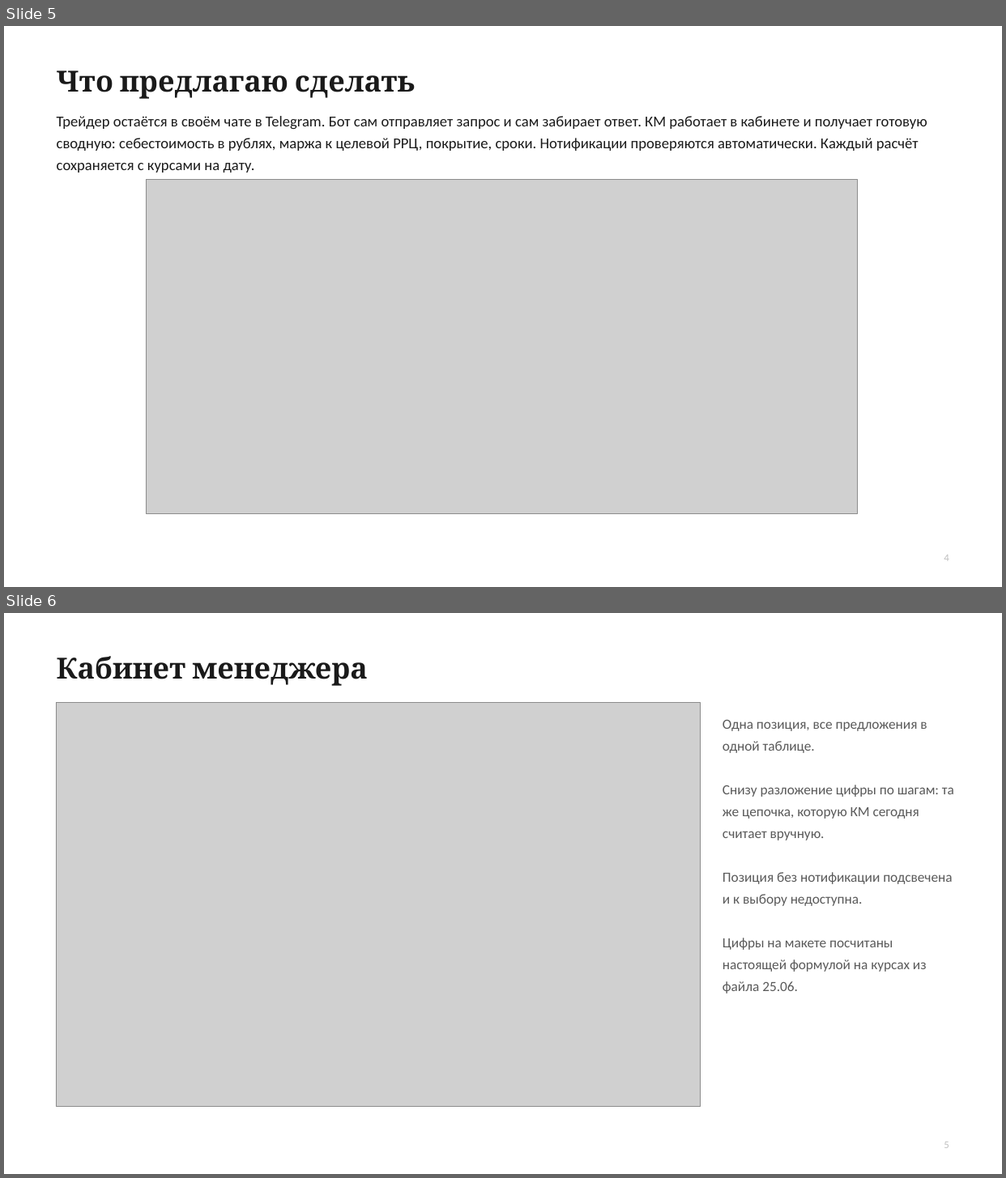
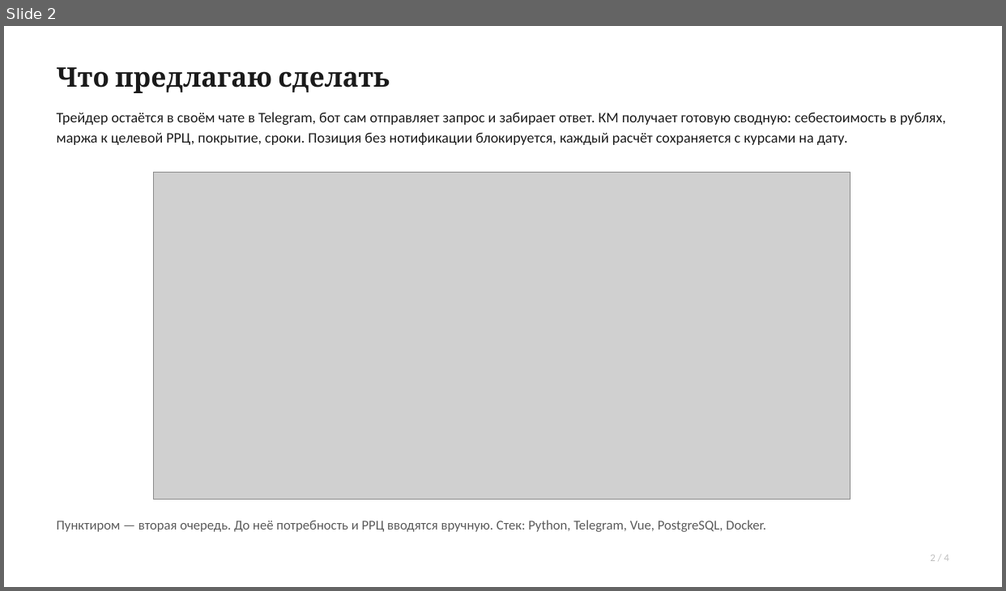
Before and after one commit to headecom5el/tender_calculator, a slide deck: docs/tendernyy-kalkulyator.pptx. Shown one above the other, each under a label of ours: slides 5 and 6 before the commit, slide 2 after it. The pictures are 1006x1178 and 1006x591 pixels, drawn with LibreOffice and Linux fonts; fonts in the diff are those of the drawing; grey boxes stand for pictures. Boxes give left, top, right and bottom in pixels: in the first picture for what was removed or moved away, otherwise in the second. Text is boxed around its words. In the diff, an @@ line names an element or a change of style, - is before the commit and + after.

```diff
--- a/docs/tendernyy-kalkulyator.pptx
+++ b/docs/tendernyy-kalkulyator.pptx
@@ slide 6 removed at bbox=[4, 613, 1002, 1174], background #FFFFFF @@
@@ text removed at bbox=[57, 656, 368, 686] @@
-Кабинет менеджера
@@ picture removed at bbox=[57, 703, 701, 1107] @@
@@ text removed at bbox=[722, 720, 954, 994] @@
-Одна позиция, все предложения в одной таблице.
-Снизу разложение цифры по шагам: та же цепочка, которую КМ сегодня считает вручную.
-Позиция без нотификации подсвечена и к выбору недоступна.
-Цифры на макете посчитаны настоящей формулой на курсах из файла 25.06.
@@ text removed at bbox=[944, 1142, 948, 1148] @@
-5
@@ what was slide 5 is now slide 2 @@
@@ slide 2 changed as well @@
@@ text "Что предлагаю сделать" at bbox=[57, 67, 390, 93]: size 28 to 26 pt @@
@@ text at bbox=[57, 112, 946, 145]: text changed; size 14.5 to 14 pt @@
-Трейдер остаётся в своём чате в Telegram. Бот сам отправляет запрос и сам забирает ответ. КМ работает в кабинете и получает готовую сводную: себестоимость в рублях, маржа к целевой РРЦ, покрытие, сроки. Нотификации проверяются автоматически. Каждый расчёт сохраняется с курсами на дату.
+Трейдер остаётся в своём чате в Telegram, бот сам отправляет запрос и забирает ответ. КМ получает готовую сводную: себестоимость в рублях, маржа к целевой РРЦ, покрытие, сроки. Позиция без нотификации блокируется, каждый расчёт сохраняется с курсами на дату.
@@ picture: place and size @@
-picture at bbox=[147, 179, 858, 514]
+picture at bbox=[154, 172, 850, 500]
@@ text added at bbox=[57, 520, 766, 532], 13 pt, text #5A5A5A @@
+Пунктиром — вторая очередь. До неё потребность и РРЦ вводятся вручную. Стек: Python, Telegram, Vue, PostgreSQL, Docker.
@@ text at bbox=[930, 555, 948, 561]: text changed @@
-4
+2 / 4
```
Also in this commit, not shown: 2 other slides changed, 1 slide added, 7 other slides removed, 1 other file.
